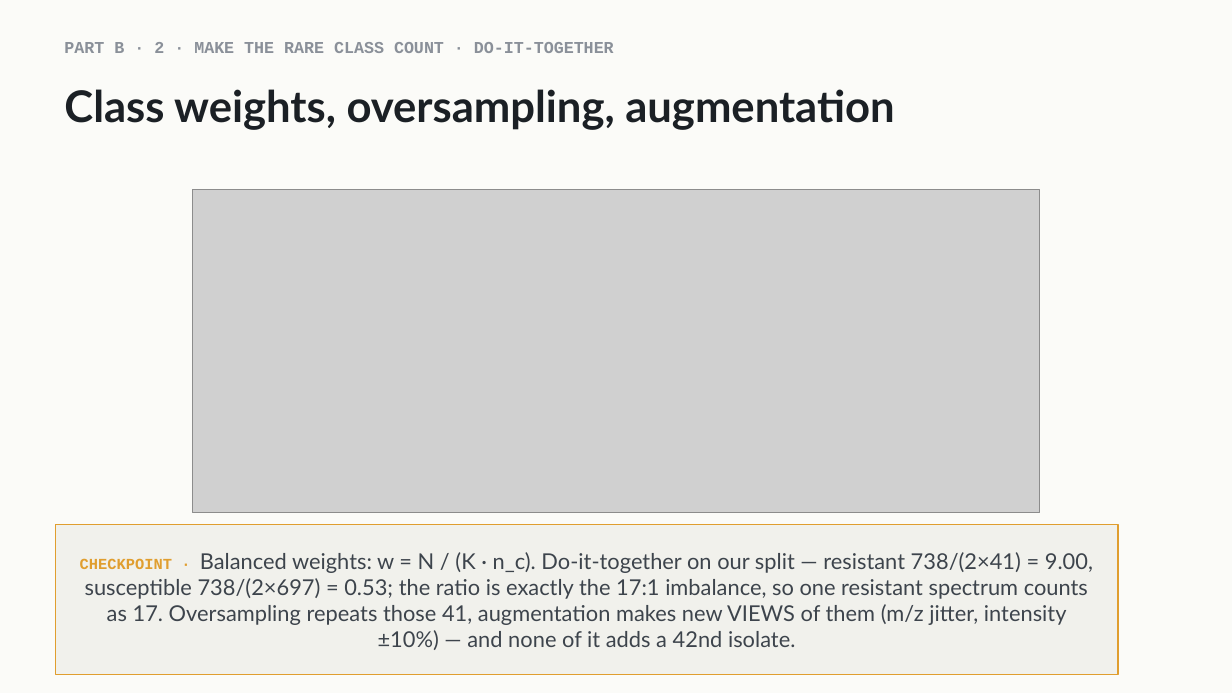
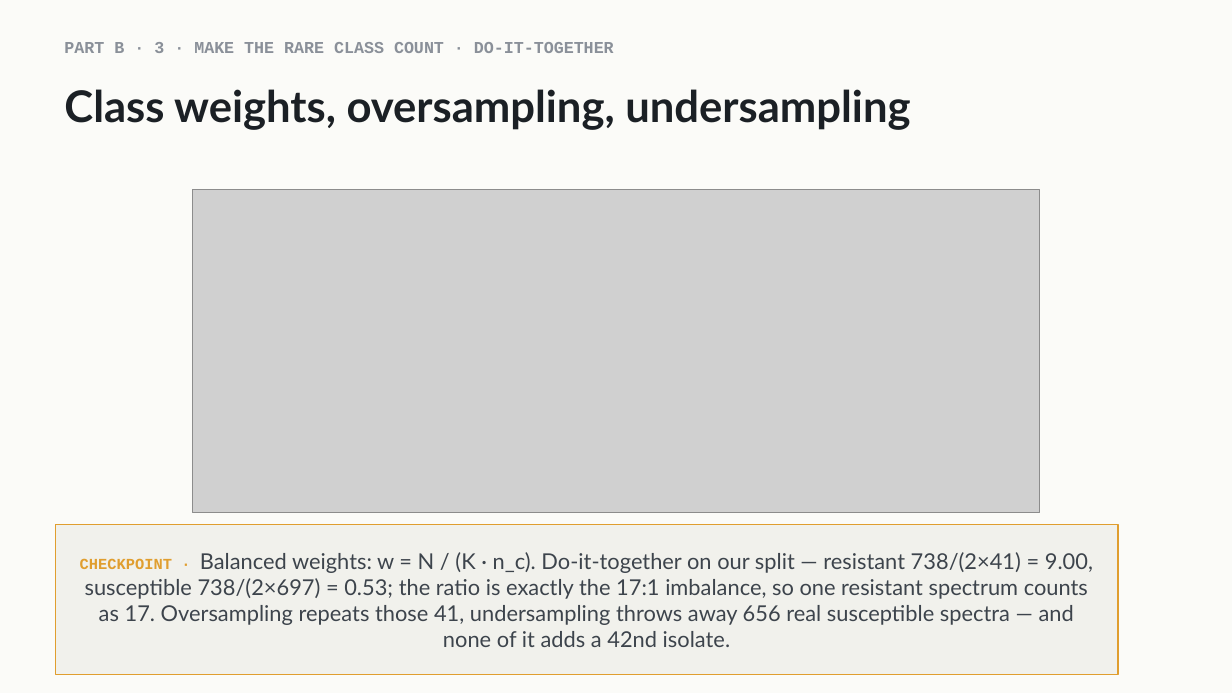
Before and after one commit to indigobio/msacl_dl_course, a slide deck: slide 16 of slides/pptx/lecture10_imbalanced_data.pptx (slide 15 before the commit). Drawn at 1232x693 pixels with LibreOffice and Linux fonts; fonts in the diff are those of the drawing; grey boxes stand for pictures. Boxes give left, top, right and bottom in pixels: in the first picture for what was removed or moved away, otherwise in the second. Text is boxed around its words. In the diff, an @@ line names an element or a change of style, - is before the commit and + after.

```diff
--- a/slides/pptx/lecture10_imbalanced_data.pptx
+++ b/slides/pptx/lecture10_imbalanced_data.pptx
@@ text at (64,42,614,53): text changed @@
-PART B · 2 · MAKE THE RARE CLASS COUNT · DO-IT-TOGETHER
+PART B · 3 · MAKE THE RARE CLASS COUNT · DO-IT-TOGETHER
@@ text at (64,89,910,130): text changed @@
-Class weights, oversampling, augmentation
+Class weights, oversampling, undersampling
@@ text in rectangle at (80,552,1093,647): text changed @@
-CHECKPOINT · Balanced weights: w = N / (K · n_c). Do-it-together on our split — resistant 738/(2×41) = 9.00, susceptible 738/(2×697) = 0.53; the ratio is exactly the 17:1 imbalance, so one resistant spectrum counts as 17. Oversampling repeats those 41, augmentation makes new VIEWS of them (m/z jitter, intensity ±10%) — and none of it adds a 42nd isolate.
+CHECKPOINT · Balanced weights: w = N / (K · n_c). Do-it-together on our split — resistant 738/(2×41) = 9.00, susceptible 738/(2×697) = 0.53; the ratio is exactly the 17:1 imbalance, so one resistant spectrum counts as 17. Oversampling repeats those 41, undersampling throws away 656 real susceptible spectra — and none of it adds a 42nd isolate.
```
Also in this commit, not shown: 4 other slides changed, 1 slide added, 4 other files.
